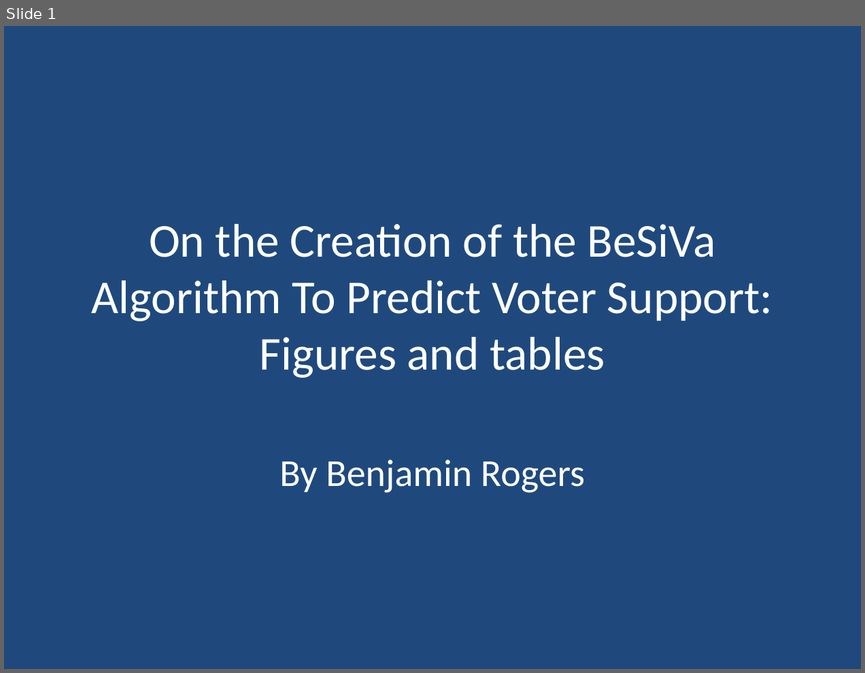
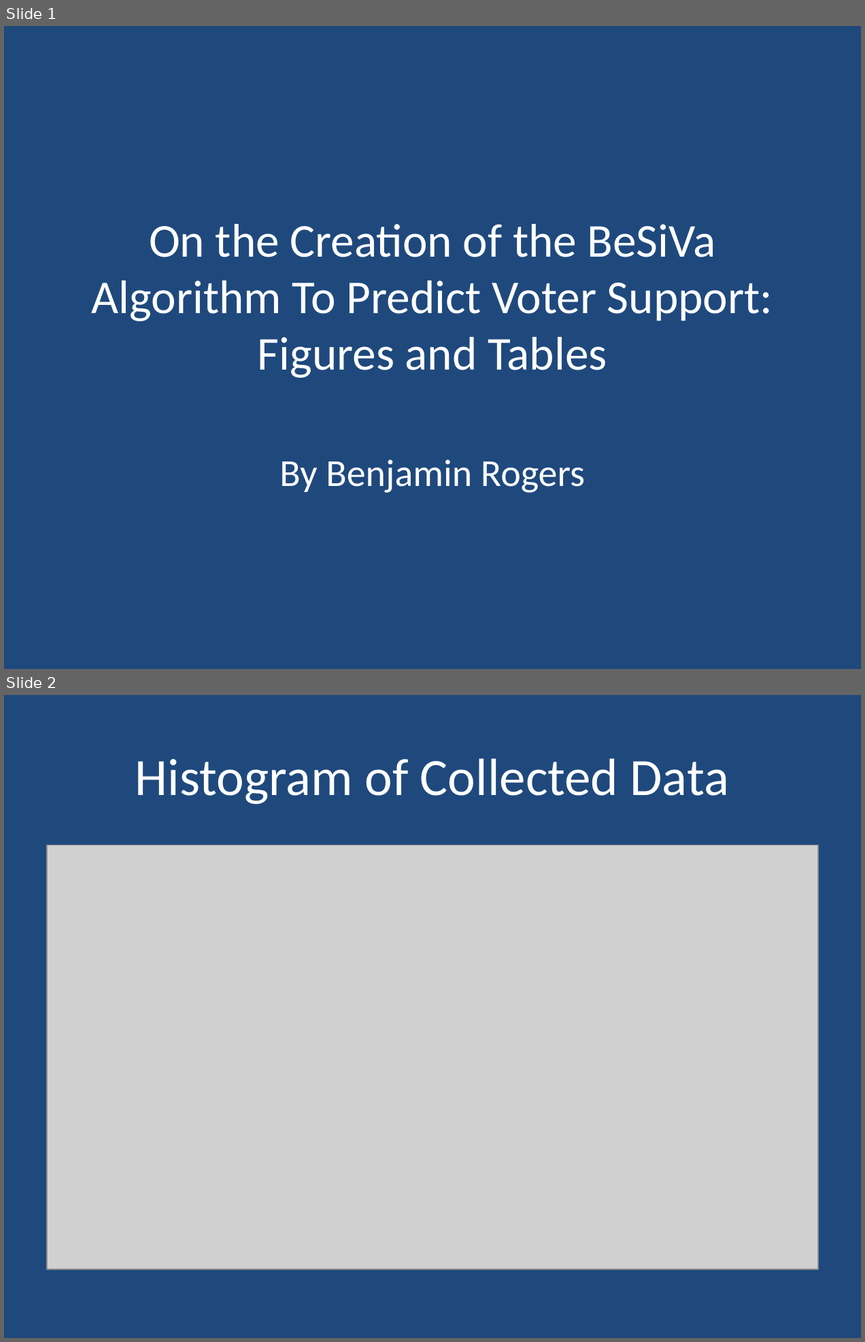
Before and after one commit to kingofkung/bjrThesis, a slide deck: Ben R Thesis Figures.pptx. Shown one above the other, each under a label of ours: slide 1 before the commit, slides 1 and 2 after it. The pictures are 865x673 and 865x1342 pixels, drawn with LibreOffice and Linux fonts; fonts in the diff are those of the drawing; grey boxes stand for pictures. Boxes give left, top, right and bottom in pixels: in the first picture for what was removed or moved away, otherwise in the second. Text is boxed around its words. In the diff, an @@ line names an element or a change of style, - is before the commit and + after.

```diff
--- a/Ben R Thesis Figures.pptx
+++ b/Ben R Thesis Figures.pptx
@@ slide 2 added at box(4, 695, 861, 1338), background #1F497D @@
@@ title added at box(135, 758, 729, 804), 44 pt, text #FFFFFF @@
+Histogram of Collected Data
@@ picture added at box(47, 845, 818, 1269) @@
@@ slide 1 changed as well @@
@@ title at box(92, 224, 772, 378): text changed @@
-On the Creation of the BeSiVa Algorithm To Predict Voter Support:
-Figures and tables
+On the Creation of the BeSiVa Algorithm To Predict Voter Support:
+Figures and Tables
```
Also in this commit, not shown: 3 other slides added, 5 other files.
